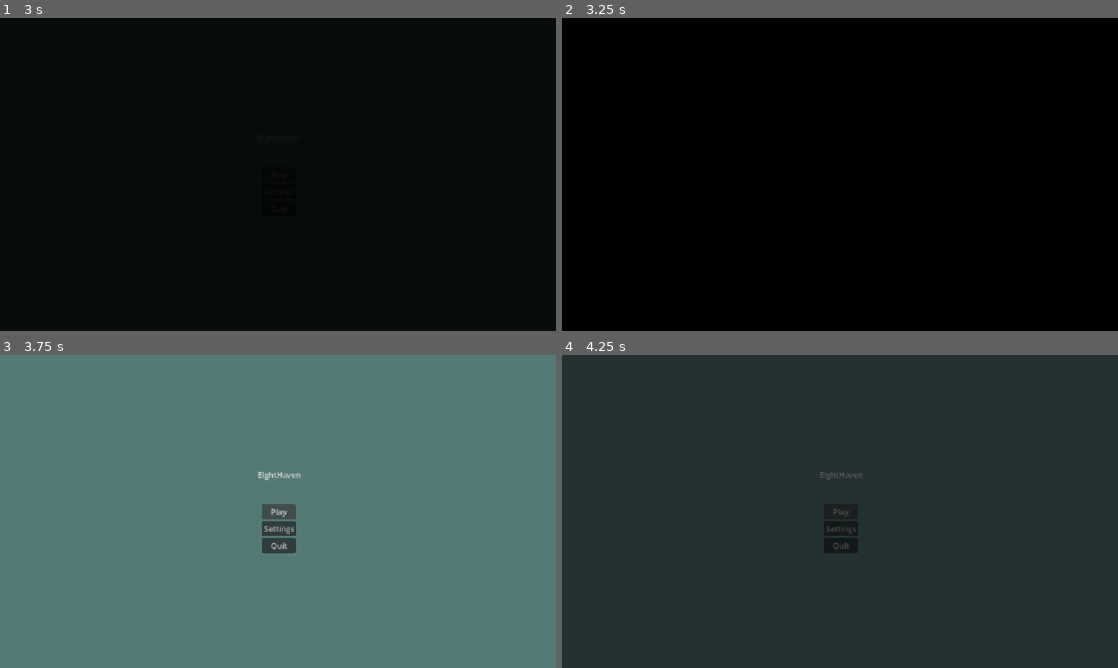
Above: before the commit, frames 1-4 (two rows, left to right).
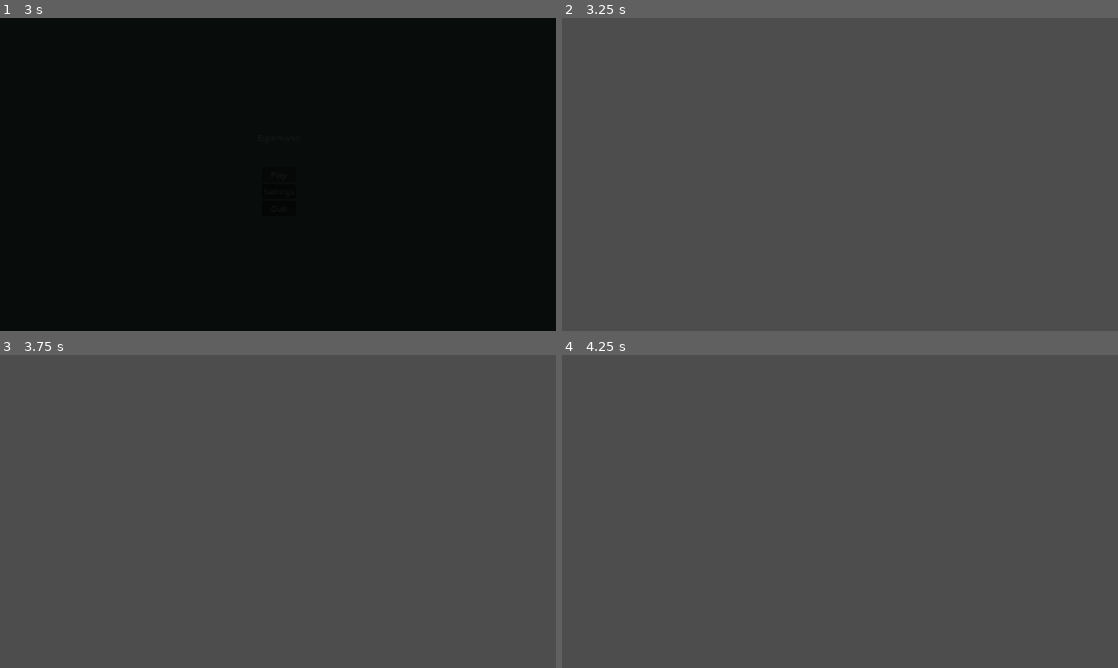
Above: after the commit, the same moments.

Repository: Yukeey07/EightHaven
Game: Godot game, scene res://assets/scenes/main_menu.tscn
Same seed, same stepped clock (60 frames per second), same inputs: the game is played once before the commit and once after it.
Inputs:
- Up to frame 1 (3 s): click "Play" at 0.5 s; click "Play" at 1.25 s; click "Play" at 2 s
- Up to frame 2 (3.25 s): no input
- Up to frame 3 (3.75 s): tap Enter at 3.5 s
- Up to frame 4 (4.25 s): no input

Frame 1 is identical in both runs. In frame 2, 100% of the frame differs, in the area x 0-100%, y 0-100%; in frame 3, 100%; in frame 4, 100%.

Commit message:
Added Web template and game scene

Diff:
--- /dev/null
+++ b/assets/scenes/game.tscn
@@ -0,0 +1,3 @@
+[gd_scene format=3 uid="uid://dd021yxauocbh"]
+
+[node name="Game" type="Node2D" unique_id=1051584158]
--- a/assets/scripts/MainMenu.gd
+++ b/assets/scripts/MainMenu.gd
@@ -37,8 +37,7 @@
 func _on_timer_timeout() -> void:
 	match current_button_type:
 		ButtonType.START:
-			# get_tree().change_scene_to_file("")
-			pass
+			get_tree().change_scene_to_file("res://assets/scenes/game.tscn")
 		ButtonType.SETTINGS:
 			pass
 		ButtonType.QUIT:
Not shown, added: export_presets.cfg
